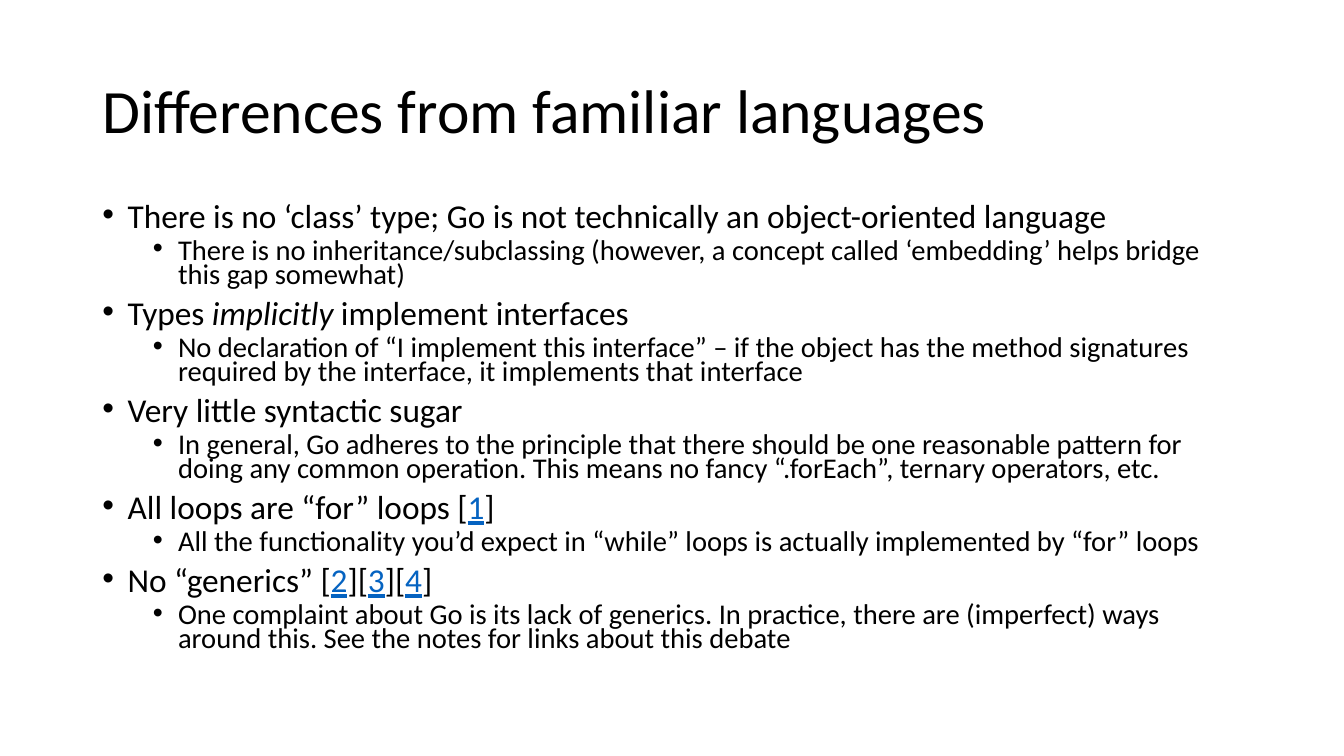
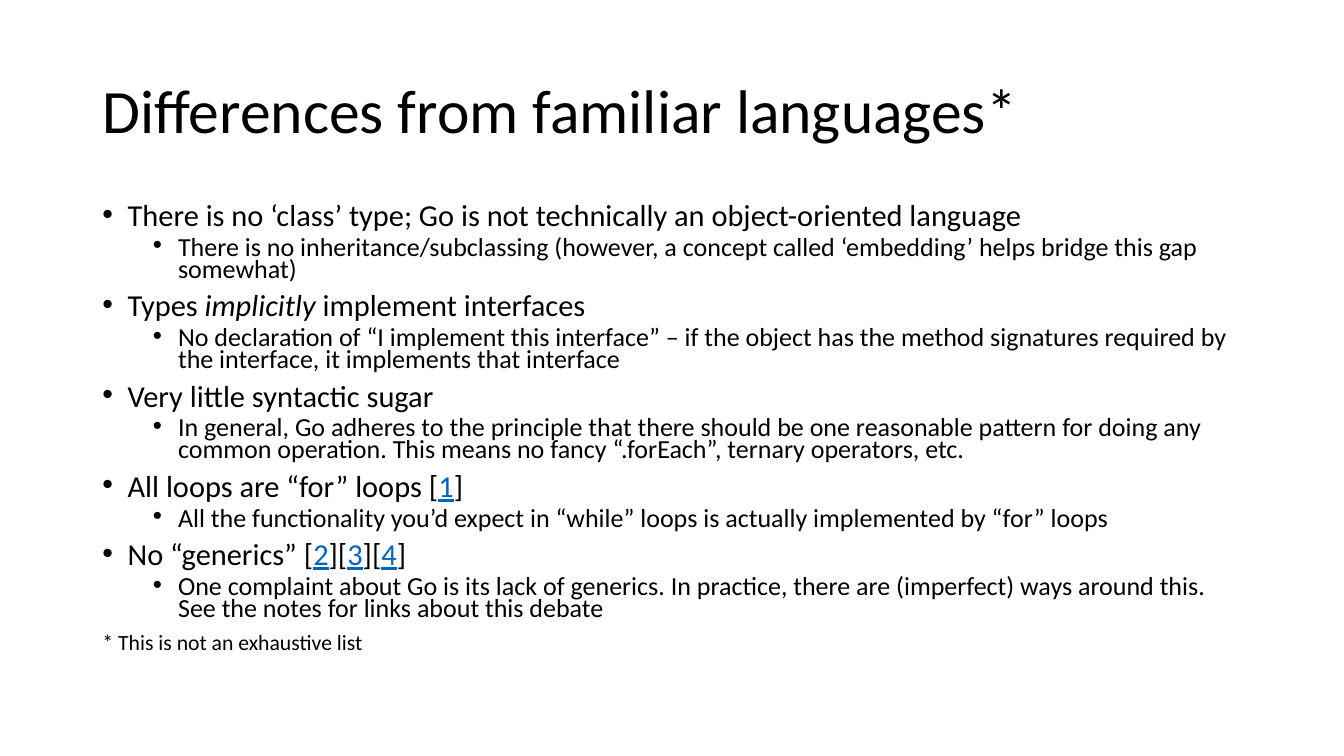
Before and after one commit to cneill/go-examples, a slide deck: slide 13 of go-and-tell-4-18-18.pptx (slide 12 before the commit). Drawn at 1344x756 pixels with LibreOffice and Linux fonts; fonts in the diff are those of the drawing. Boxes give left, top, right and bottom in pixels: in the first picture for what was removed or moved away, otherwise in the second. Text is boxed around its words. In the diff, an @@ line names an element or a change of style, - is before the commit and + after.

```diff
--- a/go-and-tell-4-18-18.pptx
+++ b/go-and-tell-4-18-18.pptx
@@ title at [102, 89, 1017, 144]: text changed @@
-Differences from familiar languages
+Differences from familiar languages*
@@ text at [128, 204, 1226, 618]: size 23.8 to 21.7 pt in "There is no ‘class’ type; Go is ...", "Types implicitly implement interfaces", "Very little syntactic sugar", "All loops are “for” loops [1]" and 1 more places; size 20.4 to 18.6 pt in "There is no inheritance/subclassing (however, a concept ...", "No declaration of “I implement this interface” ...", "In general, Go adheres to the principle ...", "All the functionality you’d expect in “while” ..." and 1 more places @@
@@ text at [118, 635, 362, 650]: paragraph added @@
+* This is not an exhaustive list
```
Also in this commit, not shown: 1 slide added.
